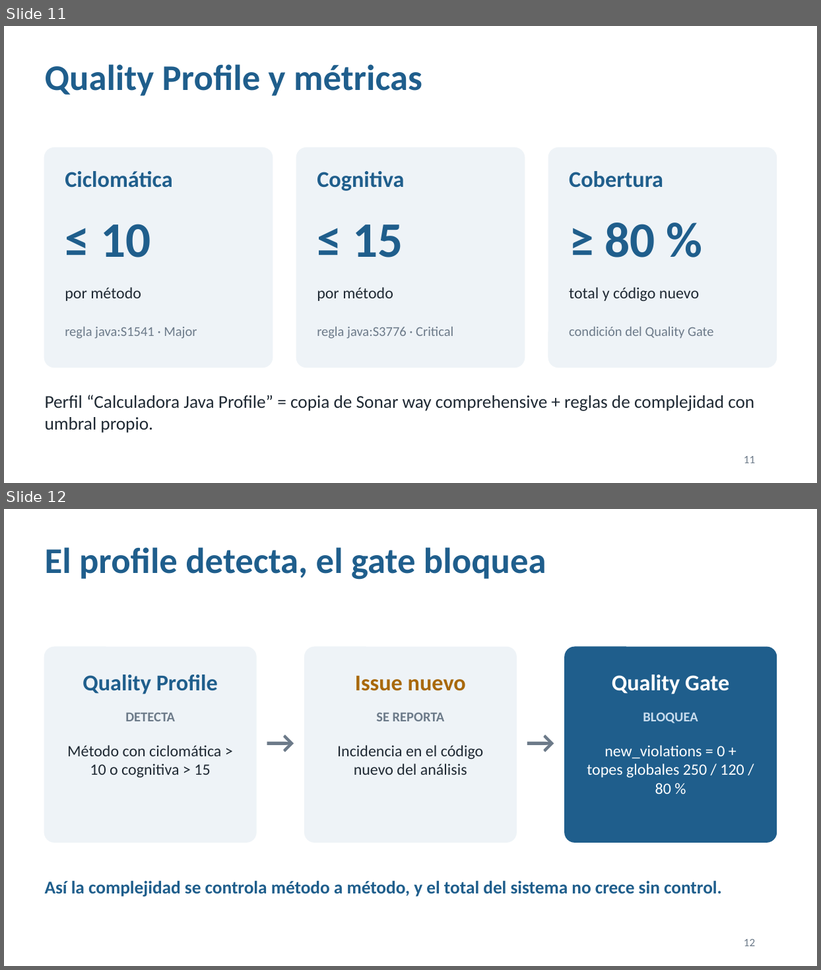
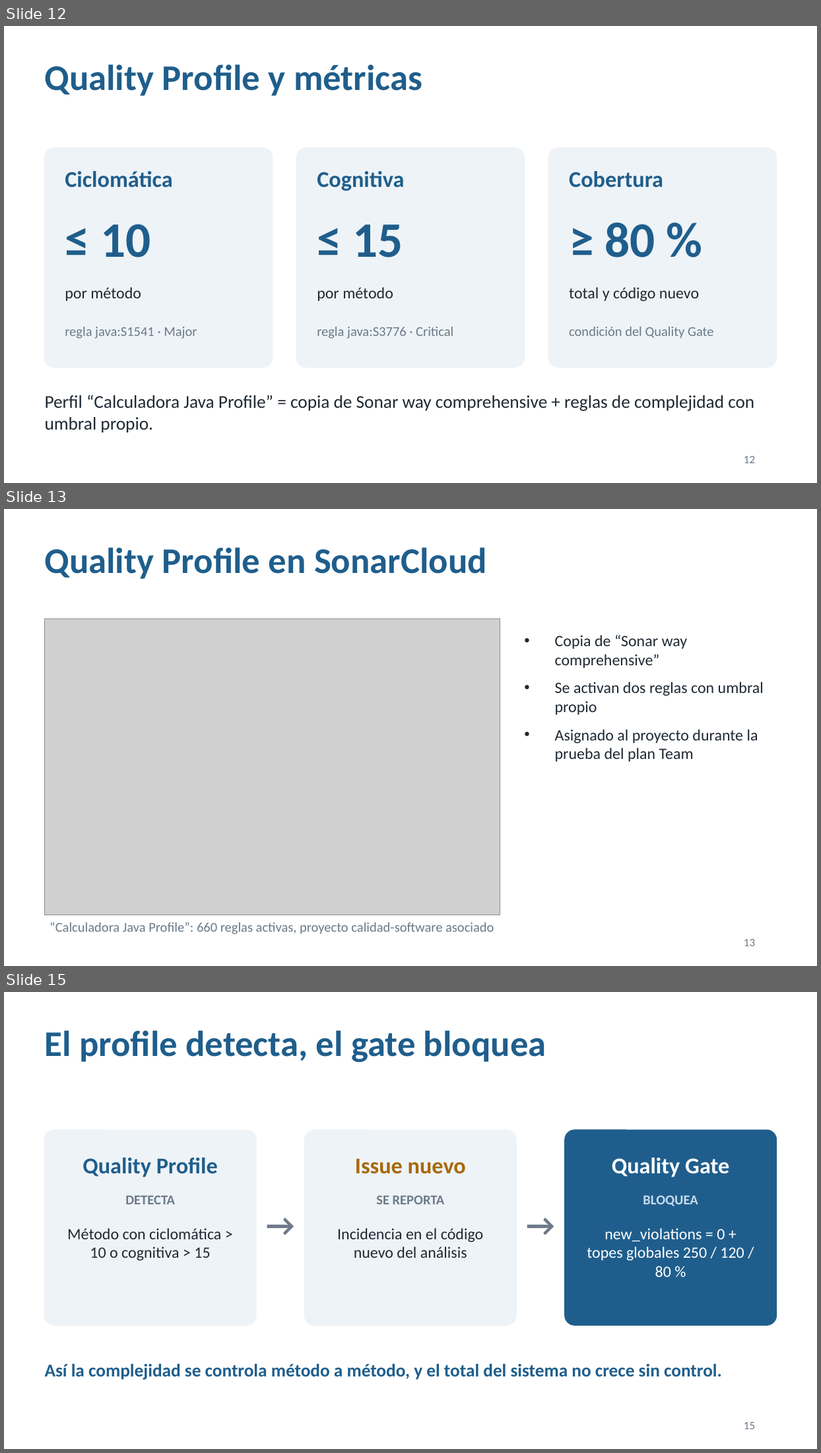
Before and after one commit to carolinacardonaUdeA/calidad-software, a slide deck: docs/Presentacion_Calidad_Calculadora.pptx. Shown one above the other, each under a label of ours: slides 11 and 12 before the commit, slides 12, 13 and 15 after it; the slides between them are not shown. The pictures are 821x970 and 821x1453 pixels, drawn with LibreOffice and Linux fonts; fonts in the diff are those of the drawing; grey boxes stand for pictures. Boxes give left, top, right and bottom in pixels: in the first picture for what was removed or moved away, otherwise in the second. Text is boxed around its words. In the diff, an @@ line names an element or a change of style, - is before the commit and + after.

Commit message:
organizacion sonar main

```diff
--- a/docs/Presentacion_Calidad_Calculadora.pptx
+++ b/docs/Presentacion_Calidad_Calculadora.pptx
@@ slide 13 added at bbox=[4, 509, 817, 966], background #FFFFFF @@
@@ title added at bbox=[45, 547, 487, 579], 32 pt, text #1F5E8C, bold @@
+Quality Profile en SonarCloud
@@ picture added at bbox=[45, 619, 500, 915] @@
@@ text added at bbox=[555, 635, 764, 762], 14 pt, text #1F2933 @@
+• Copia de “Sonar way comprehensive”
+• Se activan dos reglas con umbral propio
+• Asignado al proyecto durante la prueba del plan Team
@@ text added at bbox=[50, 922, 494, 935], 12 pt, text #6C7A89 @@
+“Calculadora Java Profile”: 660 reglas activas, proyecto calidad-software asociado
@@ page number added at bbox=[744, 939, 755, 947], 10 pt, text #6C7A89 @@
+13
@@ what was slide 11 is now slide 12 @@
@@ page number at bbox=[744, 456, 755, 464]: text changed @@
-11
+12
@@ what was slide 12 is now slide 15 @@
@@ page number at bbox=[744, 1422, 755, 1430]: text changed @@
-12
+15
```
Also in this commit, not shown: 2 slides changed, 6 other slides added, 4 other files.
